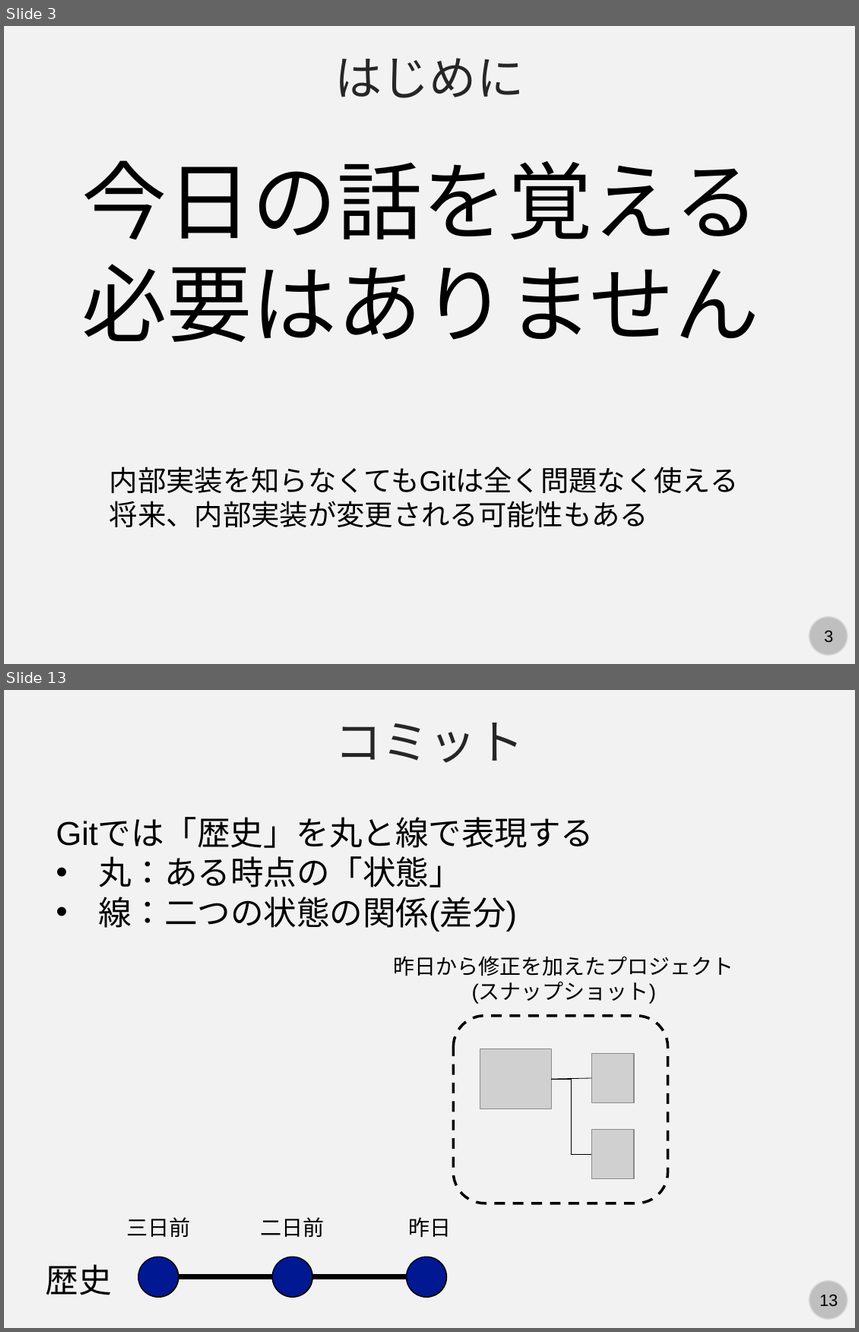
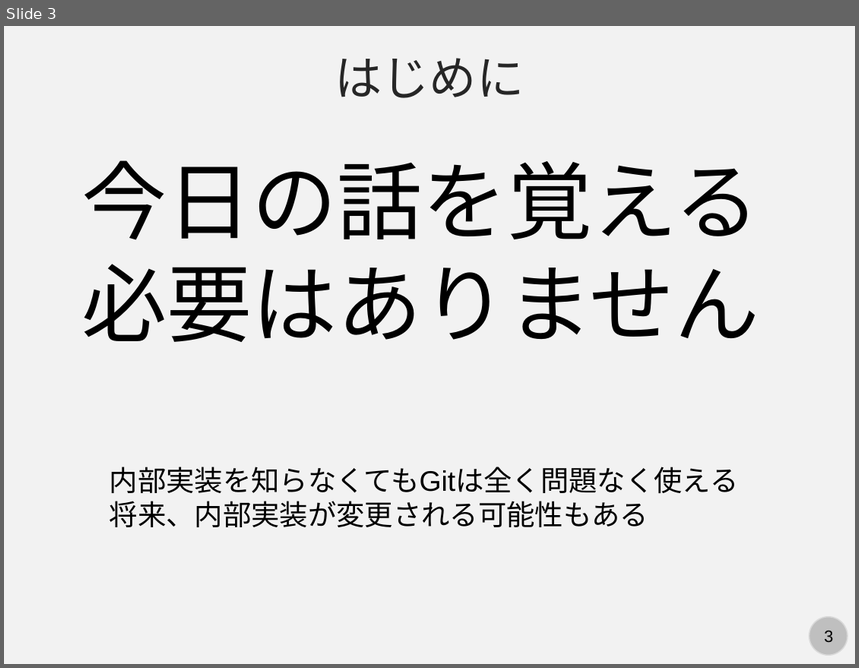
Before and after one commit to kaityo256/github, a slide deck: internals/fig/slide.pptx. Shown one above the other, each under a label of ours: slides 3 and 13 before the commit, slide 3 after it; the slides between them are not shown. The pictures are 859x1332 and 859x668 pixels, drawn with LibreOffice and Linux fonts; fonts in the diff are those of the drawing; grey boxes stand for pictures. Boxes give left, top, right and bottom in pixels: in the first picture for what was removed or moved away, otherwise in the second. Text is boxed around its words. In the diff, an @@ line names an element or a change of style, - is before the commit and + after.

```diff
--- a/internals/fig/slide.pptx
+++ b/internals/fig/slide.pptx
@@ slide 13 removed at box(4, 690, 855, 1328), background #F2F2F2; not listed: 2 template elements that a slide beside it also shows @@
@@ text removed at box(335, 723, 525, 763) @@
-コミット
@@ text removed at box(56, 818, 594, 932) @@
-Gitでは「歴史」を丸と線で表現する
-• 丸：ある時点の「状態」
-• 線：二つの状態の関係(差分)
@@ text removed at box(394, 956, 734, 1004) @@
-昨日から修正を加えたプロジェクト
-(スナップショット)
@@ rounded rectangle removed at box(453, 1016, 668, 1203) @@
@@ picture removed at box(481, 1049, 552, 1109) @@
@@ picture removed at box(591, 1053, 634, 1103) @@
@@ line removed from (551, 1079) to (591, 1078) @@
@@ elbow line removed from (551, 1079) to (591, 1155) @@
@@ picture removed at box(591, 1130, 634, 1179) @@
@@ text removed at box(126, 1217, 190, 1237) @@
-三日前
@@ text removed at box(261, 1217, 325, 1237) @@
-二日前
@@ text removed at box(408, 1217, 451, 1238) @@
-昨日
@@ ellipse removed at box(139, 1257, 179, 1297) @@
@@ ellipse removed at box(272, 1257, 312, 1297) @@
@@ ellipse removed at box(407, 1257, 446, 1297) @@
@@ text removed at box(46, 1265, 112, 1296) @@
-歴史
@@ line removed from (179, 1277) to (272, 1277) @@
@@ line removed from (313, 1277) to (407, 1277) @@
```
Also in this commit, not shown: 1 slide changed, 9 slides added, 35 other slides removed.
